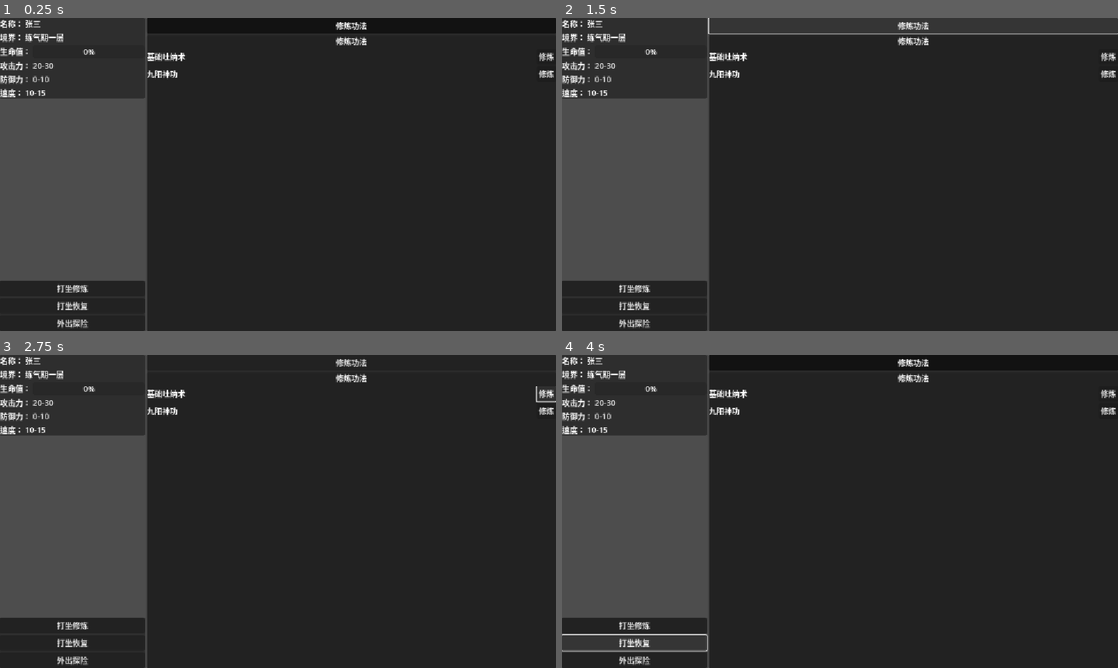
Above: before the commit, frames 1-4 (two rows, left to right).
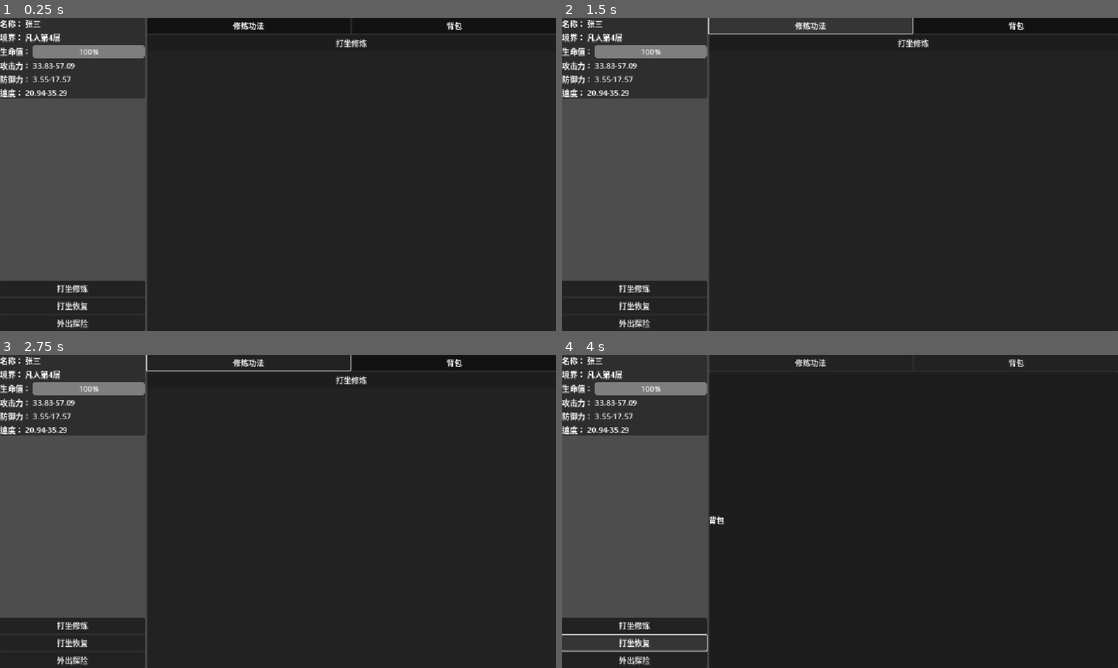
Above: after the commit, the same moments.

Repository: sevenyjl/Cultivation-Game
Game: Godot game, scene res://tscns/main.tscn
Same seed, same stepped clock (60 frames per second), same inputs: the game is played once before the commit and once after it.
Inputs (mouse positions are in pixels of both pictures, inside the frame that each line leads up to):
- Up to frame 1 (0.25 s): no input
- Up to frame 2 (1.5 s): click "打坐修炼" at 0.5 s; click "修炼功法" at 1.25 s
- Up to frame 3 (2.75 s): click (544, 392) at 2 s, where only the run before the commit has a clickable "修炼"
- Up to frame 4 (4 s): click (1017, 361) at 2.75 s, where only the run after the commit has a clickable "背包"; click "打坐恢复" at 3.5 s

The runs differ from the first frame. In frame 1, 2.0% of the frame differs, in the area x 4-100%, y 0-25%; in frame 2, 3.8%; in frame 3, 2.2%; in frame 4, 2.0%.
Error before the commit: Parse Error: Identifier "tab1_button" not declared in the current scope. (res://tscns/修炼UI.gd:90)

Commit message:
feat(修炼系统): 实现灵气系统和UI重构
添加灵气系统相关属性与方法，包括灵气值、吸收速率和冷却时间
重构修炼UI界面，简化Tab切换逻辑并移除冗余代码
为GrowthBase添加成长因子增长方法
统一属性成长处理逻辑

Diff:
--- a/cultivation-godot/entity/Base修仙者.gd
+++ b/cultivation-godot/entity/Base修仙者.gd
@@ -10,7 +10,16 @@
 @export var id: String = ""
 @export var name_str: String = "未命名修仙者"
 @export var level: int = 1  # 修炼等级
-@export var experience: int = 0  # 经验值
+
+# 灵气系统（使用范围值类管理）
+var spiritual_energy: RangedValue
+
+# 灵气吸收速度（使用随机值类管理，表示每次吸收的灵气范围）
+var absorption_rate: RandomValue
+
+# 灵气吸收冷却时间（使用随机值类管理，表示吸收间隔的时间范围，单位：秒）
+var absorption_cooldown: RandomValue
+
 
 # 生命值系统（使用范围值类管理）
 var hp_stats: RangedValue
@@ -51,6 +60,33 @@
 		hp_stats.min_growth = 20
 		hp_stats.max_growth = 50
 		hp_stats.growth_factor = 10
+
+	# 初始化灵气系统
+	if spiritual_energy == null:
+		spiritual_energy = RangedValue.new()
+		spiritual_energy.min_value = 0
+		# 初始最大灵气设置为升级所需值
+		spiritual_energy.max_value = 100
+		spiritual_energy.current_value = 0
+
+	# 初始化灵气吸收速度
+	if absorption_rate == null:
+		absorption_rate = RandomValue.new()
+		absorption_rate.min_value = 5
+		absorption_rate.max_value = 15
+		absorption_rate.min_growth = 1
+		absorption_rate.max_growth = 3
+		absorption_rate.growth_factor = 2
+
+	# 初始化灵气吸收冷却时间
+	if absorption_cooldown == null:
+		absorption_cooldown = RandomValue.new()
+		absorption_cooldown.min_value = 10.0
+		absorption_cooldown.max_value = 30.0
+		# 注意：冷却时间的成长应该是减少的，所以使用负数
+		absorption_cooldown.min_growth = -0.1
+		absorption_cooldown.max_growth = -0.05
+		absorption_cooldown.growth_factor = 1
 	if speed_stats == null:
 		speed_stats = RandomValue.new()
 		speed_stats.min_value = 10
@@ -72,6 +108,9 @@
 		defense_stats.min_growth = 1
 		defense_stats.max_growth = 3
 		defense_stats.growth_factor = 2
+
+func _获取成长属性列表() -> Array:
+	return [hp_stats, spiritual_energy, absorption_rate, absorption_cooldown, speed_stats, attack_stats, defense_stats]
 
 # 根据等级获取当前境界
 func get_current_realm() -> CultivationRealm:
@@ -149,8 +188,6 @@
 # 升级
 func level_up():
 	level += 1
-	experience = 0
-
 	# 检查是否刚刚突破了境界
 	var previous_realm = get_realm_by_level(level - 1)
 	var current_realm = get_current_realm()
@@ -158,17 +195,8 @@
 	if previous_realm != current_realm:
 		# 境界突破，执行突破逻辑
 		_on_realm_breakthrough(previous_realm, current_realm)
-	else:
-		# 境界内升级
-		# 境界内升级时小幅提升属性
-		hp_stats.grow()  # 生命值随机成长
-		speed_stats.grow()  # 速度随机成长
-		attack_stats.grow()  # 攻击力随机成长
-		defense_stats.grow()  # 防御力随机成长
-
-		# 生命值恢复到最大
-		hp_stats.current_value = hp_stats.max_value
-
+	for i in _获取成长属性列表():
+		i.grow()
 	print(name_str + " 修炼到 " + get_full_realm_name() + "！")
 
 
@@ -195,25 +223,13 @@
 	else:
 		return CultivationRealm.DUDIE
 
-# 境界突破处理
+# 境界突破处理(提升成长因子)
 func _on_realm_breakthrough(old_realm: CultivationRealm, new_realm: CultivationRealm):
 	print(name_str + " 从 " + get_realm_name_by_realm(old_realm) + " 突破到 " + get_full_realm_name() + "！")
-
-	# 境界突破时大幅提升属性（比升级提升更多）
-	var breakthrough_multiplier = get_breakthrough_multiplier(new_realm)
-	# 使用新的生命值系统
-	for i in range(int(15 * breakthrough_multiplier)):
-		hp_stats.grow()
-	# 额外多次成长
-	for i in range(int(3 * breakthrough_multiplier)):
-		speed_stats.grow()
-	for i in range(int(3 * breakthrough_multiplier)):
-		attack_stats.grow()
-	for i in range(int(breakthrough_multiplier)):
-		defense_stats.grow()
-	# 生命值恢复到最大
-	hp_stats.current_value = hp_stats.max_value
-	print("境界突破！属性大幅提升！")
+	# 提升成长因子
+	for i in _获取成长属性列表():
+		i.grow_factor_grow()
+		i.grow()
 
 # 获取境界对应的等级要求
 func get_required_level_for_realm(target_realm: CultivationRealm) -> int:
@@ -241,35 +257,6 @@
 		_:
 			return 999
 
-# breakthrough_realm()方法已移除，境界突破现在通过升级时自动检测和处理
-
-# 获取境界突破的属性提升倍数
-func get_breakthrough_multiplier(target_realm: CultivationRealm) -> float:
-	match target_realm:
-		CultivationRealm.LIANQI:
-			return 1.0    # 炼气期突破，基础倍数
-		CultivationRealm.ZHUJI:
-			return 1.2    # 筑基期突破，1.2倍
-		CultivationRealm.JINDAN:
-			return 1.5    # 金丹期突破，1.5倍
-		CultivationRealm.YUANYING:
-			return 2.0    # 元婴期突破，2倍
-		CultivationRealm.HUASHEN:
-			return 2.5    # 化神期突破，2.5倍
-		CultivationRealm.LIANXU:
-			return 3.0    # 炼虚期突破，3倍
-		CultivationRealm.HEHE:
-			return 3.5    # 合体期突破，3.5倍
-		CultivationRealm.DACHENG:
-			return 4.0    # 大乘期突破，4倍
-		CultivationRealm.DUDIE:
-			return 5.0    # 渡劫期突破，5倍
-		_:
-			return 1.0
-
-static func 随机生成修仙者()->BaseCultivation:
-	return null
-
 #region 属性变化方法
 func 应用伤害(damage: float,造成角色:BaseCultivation):
 	# 应用伤害到目标
@@ -277,6 +264,12 @@
 	if !是否存活():
 		死亡.emit(造成角色,self)
 
+# 吸收灵气（多余的灵气无法溢出）
+func 吸收灵气进入体内(num:float):
+	spiritual_energy.current_value += num
+	# 检查是否超过最大灵气
+	if spiritual_energy.current_value > spiritual_energy.max_value:
+		spiritual_energy.current_value = spiritual_energy.max_value
 
 #endregion 属性变化方法
 #region 相关判断方法
--- a/cultivation-godot/entity/GrowthBase.gd
+++ b/cultivation-godot/entity/GrowthBase.gd
@@ -12,6 +12,10 @@
 func get_current_value() -> float:
 	return current_value
 
+# 成长因子成长
+func grow_factor_grow():
+	growth_factor += randf_range(0, growth_factor)
+
 # 成长方法（需要子类实现具体逻辑）
 func grow() -> void:
 	# 生成随机数：0 到 成长因子的一半
--- a/cultivation-godot/tscns/修炼UI.gd
+++ b/cultivation-godot/tscns/修炼UI.gd
@@ -17,29 +17,19 @@
 @onready var defense_value = $VBoxContainer/HBoxContainer/侧边栏/修仙者信息/VBoxContainer/防御力/value
 @onready var speed_value = $VBoxContainer/HBoxContainer/侧边栏/修仙者信息/VBoxContainer/速度/value
 
-# 操作按钮节点引用
-@onready var cultivation_button = $VBoxContainer/HBoxContainer/侧边栏/操作/VBoxContainer/打坐修炼
-@onready var recovery_button = $VBoxContainer/HBoxContainer/侧边栏/操作/VBoxContainer/打坐恢复
-@onready var adventure_button = $VBoxContainer/HBoxContainer/侧边栏/操作/VBoxContainer/外出探险
-
 # 当前选中的Tab
-var current_tab: int = 1
+var current_tab: int = 0
+# 信号
+signal tab_changed(tab_index: int)
 
 
-# 信号
-signal tab_changed(tab_index: int)
-signal cultivation_started()
-signal recovery_started()
-signal adventure_started()
-
 func _ready():
-	# 连接操作按钮信号
-	cultivation_button.pressed.connect(_on_cultivation_pressed)
-	recovery_button.pressed.connect(_on_recovery_pressed)
-	adventure_button.pressed.connect(_on_adventure_pressed)
-
+	var tab_button=$"VBoxContainer/HBoxContainer/主容器/VBoxContainer/Tab标签".get_children()
+	for i in tab_button.size():
+		var button=tab_button[i] as Button
+		button.pressed.connect(switch_tab.bind(i))
 	# 初始化Tab显示
-	switch_tab(1)
+	switch_tab(0)
 
 func _初始化玩家信息():
 	update_cultivator_info(GameData.player)
@@ -49,63 +39,20 @@
 	_初始化玩家信息()
 	pass
 
-# Tab1按钮回调
-func _on_tab1_pressed():
-	switch_tab(1)
-
-# Tab2按钮回调
-func _on_tab2_pressed():
-	switch_tab(2)
-
-# Tab3按钮回调
-func _on_tab3_pressed():
-	switch_tab(3)
-
-# Tab4按钮回调
-func _on_tab4_pressed():
-	switch_tab(4)
-
 # 切换Tab
 func switch_tab(tab_index: int):
 	# 更新当前Tab
 	current_tab = tab_index
-
 	# 隐藏所有Tab内容
 	var tab_contents=$VBoxContainer/HBoxContainer/主容器/VBoxContainer/Tab容器.get_children()
 	for content in tab_contents:
 		content.visible = false
 
 	# 显示选中的Tab内容
-	if tab_index >= 1 and tab_index <= tab_contents.size():
-		tab_contents[tab_index - 1].visible = true
-
-	# 更新按钮状态
-	update_tab_buttons()
-
+	if tab_index >= 0 and tab_index < tab_contents.size():
+		tab_contents[tab_index].visible = true
 	# 发送信号
 	tab_changed.emit(tab_index)
-
-# 更新Tab按钮状态
-func update_tab_buttons():
-	tab1_button.button_pressed = (current_tab == 1)
-	tab2_button.button_pressed = (current_tab == 2)
-	tab3_button.button_pressed = (current_tab == 3)
-	tab4_button.button_pressed = (current_tab == 4)
-
-# 打坐修炼按钮回调
-func _on_cultivation_pressed():
-	cultivation_started.emit()
-	print("开始打坐修炼...")
-
-# 打坐恢复按钮回调
-func _on_recovery_pressed():
-	recovery_started.emit()
-	print("开始打坐恢复...")
-
-# 外出探险按钮回调
-func _on_adventure_pressed():
-	adventure_started.emit()
-	print("开始外出探险...")
 
 # 更新修仙者信息
 func update_cultivator_info(cultivator: BaseCultivation):
@@ -123,126 +70,5 @@
 	defense_value.text = str(cultivator.defense_stats.min_value) + "-" + str(cultivator.defense_stats.max_value)
 	speed_value.text = str(cultivator.speed_stats.min_value) + "-" + str(cultivator.speed_stats.max_value)
 
-# 添加功法到列表
-func add_cultivation_technique(technique_name: String, _description: String = ""):
-	var technique_container = HBoxContainer.new()
-	var technique_name_label = Label.new()
-	var cultivate_button = Button.new()
-
-	technique_name_label.text = technique_name
-	technique_name_label.size_flags_horizontal = Control.SIZE_EXPAND_FILL
-	cultivate_button.text = "修炼"
-
-	technique_container.add_child(technique_name_label)
-	technique_container.add_child(cultivate_button)
-
-	# 添加到功法列表
-	var technique_list = $VBoxContainer/HBoxContainer/主容器/VBoxContainer/Tab容器/Tab内容/修炼功法内容/功法列表/功法列表容器
-	technique_list.add_child(technique_container)
-
-	# 连接修炼按钮信号
-	cultivate_button.pressed.connect(_on_technique_cultivate_pressed.bind(technique_name))
-
-# 功法修炼按钮回调
-func _on_technique_cultivate_pressed(technique_name: String):
-	print("开始修炼功法：" + technique_name)
-
-# 添加装备到列表
-func add_equipment(equipment_name: String, _equipment_type: String = ""):
-	var equipment_container = HBoxContainer.new()
-	var equipment_name_label = Label.new()
-	var equip_button = Button.new()
-
-	equipment_name_label.text = equipment_name
-	equipment_name_label.size_flags_horizontal = Control.SIZE_EXPAND_FILL
-	equip_button.text = "装备"
-
-	equipment_container.add_child(equipment_name_label)
-	equipment_container.add_child(equip_button)
-
-	# 添加到装备列表
-	var equipment_list = $VBoxContainer/HBoxContainer/主容器/VBoxContainer/Tab容器/Tab内容/装备道具内容/装备列表/装备列表容器
-	equipment_list.add_child(equipment_container)
-
-	# 连接装备按钮信号
-	equip_button.pressed.connect(_on_equipment_equip_pressed.bind(equipment_name))
-
-# 装备按钮回调
-func _on_equipment_equip_pressed(equipment_name: String):
-	print("装备：" + equipment_name)
-
-# 添加技能到列表
-func add_skill(skill_name: String, _skill_type: String = ""):
-	var skill_container = HBoxContainer.new()
-	var skill_name_label = Label.new()
-	var learn_button = Button.new()
-
-	skill_name_label.text = skill_name
-	skill_name_label.size_flags_horizontal = Control.SIZE_EXPAND_FILL
-	learn_button.text = "学习"
-
-	skill_container.add_child(skill_name_label)
-	skill_container.add_child(learn_button)
-
-	# 添加到技能列表
-	var skill_list = $VBoxContainer/HBoxContainer/主容器/VBoxContainer/Tab容器/Tab内容/技能天赋内容/技能列表/技能列表容器
-	skill_list.add_child(skill_container)
-
-	# 连接学习按钮信号
-	learn_button.pressed.connect(_on_skill_learn_pressed.bind(skill_name))
-
-# 技能学习按钮回调
-func _on_skill_learn_pressed(skill_name: String):
-	print("学习技能：" + skill_name)
-
-# 添加成就到列表
-func add_achievement(achievement_name: String, status: String = "未完成"):
-	var achievement_container = HBoxContainer.new()
-	var achievement_name_label = Label.new()
-	var status_label = Label.new()
-
-	achievement_name_label.text = achievement_name
-	achievement_name_label.size_flags_horizontal = Control.SIZE_EXPAND_FILL
-	status_label.text = status
-
-	achievement_container.add_child(achievement_name_label)
-	achievement_container.add_child(status_label)
-
-	# 添加到成就列表
-	var achievement_list = $VBoxContainer/HBoxContainer/主容器/VBoxContainer/Tab容器/Tab内容/成就系统内容/成就列表/成就列表容器
-	achievement_list.add_child(achievement_container)
-
-# 获取当前选中的Tab
-func get_current_tab() -> int:
-	return current_tab
-
-# 设置Tab（外部调用）
-func set_tab(tab_index: int):
-	if tab_index >= 1 and tab_index <= 4:
-		switch_tab(tab_index)
-
-# 清空所有列表
-func clear_all_lists():
-	# 清空功法列表
-	var technique_list = $VBoxContainer/HBoxContainer/主容器/VBoxContainer/Tab容器/Tab内容/修炼功法内容/功法列表/功法列表容器
-	for child in technique_list.get_children():
-		if child != technique_list.get_child(0):  # 保留第一个示例
-			child.queue_free()
-
-	# 清空装备列表
-	var equipment_list = $VBoxContainer/HBoxContainer/主容器/VBoxContainer/Tab容器/Tab内容/装备道具内容/装备列表/装备列表容器
-	for child in equipment_list.get_children():
-		if child != equipment_list.get_child(0):  # 保留第一个示例
-			child.queue_free()
-
-	# 清空技能列表
-	var skill_list = $VBoxContainer/HBoxContainer/主容器/VBoxContainer/Tab容器/Tab内容/技能天赋内容/技能列表/技能列表容器
-	for child in skill_list.get_children():
-		if child != skill_list.get_child(0):  # 保留第一个示例
-			child.queue_free()
-
-	# 清空成就列表
-	var achievement_list = $VBoxContainer/HBoxContainer/主容器/VBoxContainer/Tab容器/Tab内容/成就系统内容/成就列表/成就列表容器
-	for child in achievement_list.get_children():
-		if child != achievement_list.get_child(0):  # 保留第一个示例
-			child.queue_free()
+func _on_打坐修炼_pressed() -> void:
+	pass # Replace with function body.
--- a/cultivation-godot/tscns/修炼UI.tscn
+++ b/cultivation-godot/tscns/修炼UI.tscn
@@ -143,6 +143,13 @@
 button_pressed = true
 text = "修炼功法"
 
+[node name="背包" type="Button" parent="VBoxContainer/HBoxContainer/主容器/VBoxContainer/Tab标签"]
+layout_mode = 2
+size_flags_horizontal = 3
+toggle_mode = true
+button_pressed = true
+text = "背包"
+
 [node name="Tab容器" type="PanelContainer" parent="VBoxContainer/HBoxContainer/主容器/VBoxContainer"]
 layout_mode = 2
 size_flags_vertical = 3
@@ -151,42 +158,15 @@
 layout_mode = 2
 size_flags_vertical = 3
 
-[node name="功法标题" type="Label" parent="VBoxContainer/HBoxContainer/主容器/VBoxContainer/Tab容器/修炼内容"]
+[node name="打坐修炼" type="Button" parent="VBoxContainer/HBoxContainer/主容器/VBoxContainer/Tab容器/修炼内容"]
 layout_mode = 2
-text = "修炼功法"
-horizontal_alignment = 1
-vertical_alignment = 1
+text = "打坐修炼"
 
-[node name="功法列表" type="ScrollContainer" parent="VBoxContainer/HBoxContainer/主容器/VBoxContainer/Tab容器/修炼内容"]
+[node name="背包" type="PanelContainer" parent="VBoxContainer/HBoxContainer/主容器/VBoxContainer/Tab容器"]
 layout_mode = 2
-size_flags_vertical = 3
 
-[node name="功法列表容器" type="VBoxContainer" parent="VBoxContainer/HBoxContainer/主容器/VBoxContainer/Tab容器/修炼内容/功法列表"]
+[node name="Label" type="Label" parent="VBoxContainer/HBoxContainer/主容器/VBoxContainer/Tab容器/背包"]
 layout_mode = 2
-size_flags_horizontal = 3
+text = "背包"
 
-[node name="功法1" type="HBoxContainer" parent="VBoxContainer/HBoxContainer/主容器/VBoxContainer/Tab容器/修炼内容/功法列表/功法列表容器"]
-layout_mode = 2
-size_flags_horizontal = 3
-
-[node name="功法名称" type="Label" parent="VBoxContainer/HBoxContainer/主容器/VBoxContainer/Tab容器/修炼内容/功法列表/功法列表容器/功法1"]
-layout_mode = 2
-size_flags_horizontal = 3
-text = "基础吐纳术"
-
-[node name="修炼按钮" type="Button" parent="VBoxContainer/HBoxContainer/主容器/VBoxContainer/Tab容器/修炼内容/功法列表/功法列表容器/功法1"]
-layout_mode = 2
-text = "修炼"
-
-[node name="功法2" type="HBoxContainer" parent="VBoxContainer/HBoxContainer/主容器/VBoxContainer/Tab容器/修炼内容/功法列表/功法列表容器"]
-layout_mode = 2
-size_flags_horizontal = 3
-
-[node name="功法名称" type="Label" parent="VBoxContainer/HBoxContainer/主容器/VBoxContainer/Tab容器/修炼内容/功法列表/功法列表容器/功法2"]
-layout_mode = 2
-size_flags_horizontal = 3
-text = "九阳神功"
-
-[node name="修炼按钮" type="Button" parent="VBoxContainer/HBoxContainer/主容器/VBoxContainer/Tab容器/修炼内容/功法列表/功法列表容器/功法2"]
-layout_mode = 2
-text = "修炼"
+[connection signal="pressed" from="VBoxContainer/HBoxContainer/主容器/VBoxContainer/Tab容器/修炼内容/打坐修炼" to="." method="_on_打坐修炼_pressed"]
